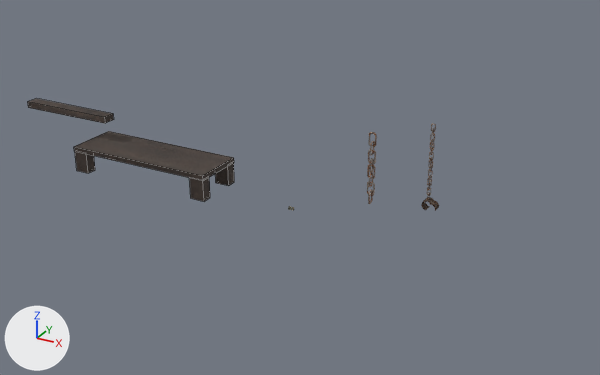
One commit to the Blender file Environnements Pre-tests/The Great Prison/Props/props 2.blend: the scene before it, then after it.
One viewpoint serves both versions: a 50 mm lens placed at (19.02, -23.04, 12.39), pointed at (6.23, 0.22, 0.76). The axes (+X, +Y, +Z) are drawn at lower left. The lights are the same throughout. The first picture is the older version. Mesh edges are drawn as thin lines on the coarser meshes.

Script lines for the objects in view, before the commit:
```python
me_cube = bpy.data.meshes.new('Cube')
me_cube.from_pydata(...)  # a box spanning x -2.0..2.0, y -0.25..0.25, z -0.12..0.12
me_cube.materials.append(mat_wood_material)
me_cube_002 = bpy.data.meshes.new('Cube.002')
me_cube_002.from_pydata(...)  # a box spanning x -3.0..3.0, y -1.0..1.0, z -0.1..0.1; a box spanning x -2.99..-2.41, y -0.99..-0.61, z -0.9..-0.05; a box spanning x 2.41..2.99, y -0.99..-0.61, z -0.9..-0.05; a box spanning x 2.41..2.99, y 0.61..0.99, z -0.9..-0.05; a box spanning x -2.99..-2.41, y 0.61..0.99, z -0.9..-0.05
me_cube_002.materials.append(mat_wood_material)
me_plane_001 = bpy.data.meshes.new('Plane.001')
me_plane_001.from_pydata(...)  # 1536 vertices, 1536 faces; spans x -0.14..0.14, y -1.25..1.25, z -0.14..0.14
me_plane_001.polygons.foreach_set('use_smooth', [True] * 1536)
me_plane_001.materials.append(mat_chains_material)
ob_chains = bpy.data.objects.new('Chains', me_plane_001)
ob_chains.location = (9.0, 0.0, 2.11)
ob_chains.rotation_euler = (1.571, 0.0, -1.571)  # degrees (90, 0, -90)
ob_table = bpy.data.objects.new('Table', me_cube_002)
ob_table.location = (0.0, 0.0, 0.9)
ob_wood_bar = bpy.data.objects.new('Wood Bar', me_cube)
ob_wood_bar.location = (-4.0, 0.0, 2.0)
```
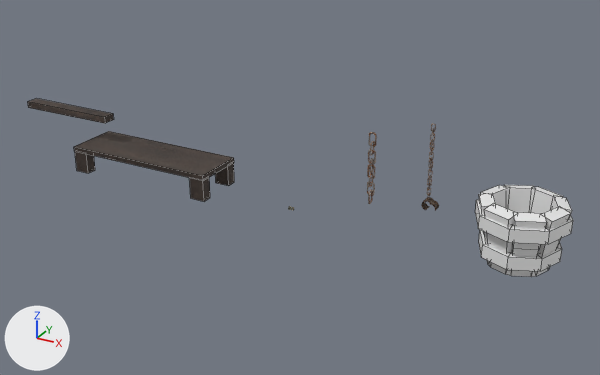
The change, as a diff of the scene's bpy script:
```diff
--- a/Environnements Pre-tests/The Great Prison/Props/props 2.blend.py
+++ b/Environnements Pre-tests/The Great Prison/Props/props 2.blend.py
@@ mat_metal_parts @@
+mat_metal_parts = principled_material('Metal parts')
+mat_metal_parts.base_color = (0.8, 0.8, 0.8)  # white #e7e7e7
@@ mat_wooden_parts @@
+mat_wooden_parts = principled_material('Wooden Parts')
+mat_wooden_parts.base_color = (0.8, 0.8, 0.8)  # white #e7e7e7
@@ me_circle_002 @@
+me_circle_002.from_pydata(...)  # 164 vertices, 150 faces; spans x -1.46..1.46, y -1.46..1.46, z 0.0..2.08
+me_circle_002.polygons.foreach_set('use_smooth', [True] * 150)
+# faces by material slot: [54, 96]
+me_circle_002.materials.append(mat_wooden_parts)  # white #e7e7e7
+me_circle_002.materials.append(mat_metal_parts)  # white #e7e7e7
@@ ob_bucket @@
+ob_bucket = bpy.data.objects.new('Bucket', me_circle_002)
+ob_bucket.location = (14.0, 0.0, 0.0)
```

Where the change shows, as pixel boxes [x1, y1, x2, y2] in the pictures (600 x 375 px):
'Bucket', added: after [475, 185, 573, 277]
    faces in mat_wooden_parts (white #e7e7e7): [479, 185, 572, 277]
    faces in mat_metal_parts (white #e7e7e7): [475, 199, 573, 271]
